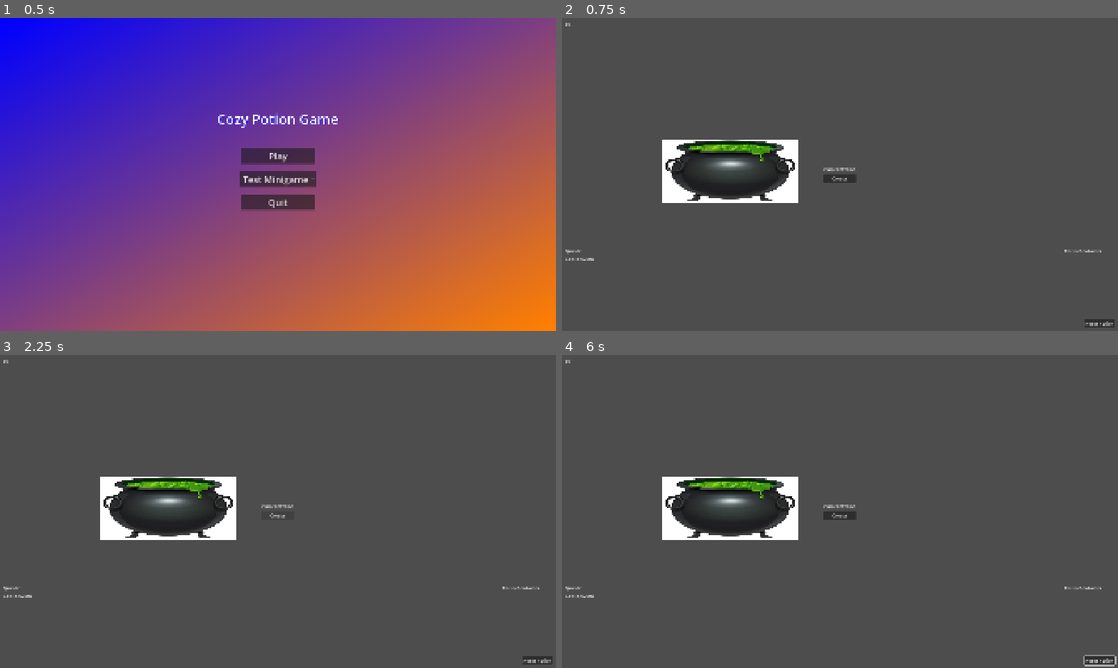
Above: before the commit, frames 1-4 (two rows, left to right).
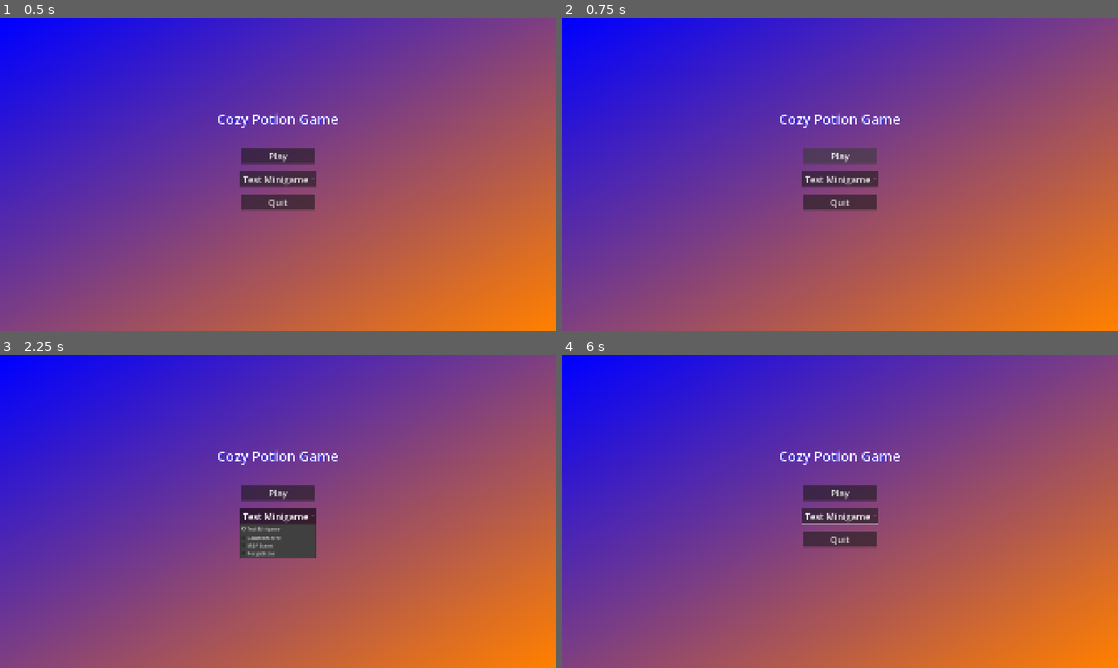
Above: after the commit, the same moments.

Repository: unimelb-game-makers/Team-Quibble-Production
Game: Godot game, scene res://scenes/main.tscn
Same seed, same stepped clock (60 frames per second), same inputs: the game is played once before the commit and once after it.
Inputs (mouse positions are in pixels of both pictures, inside the frame that each line leads up to):
- Up to frame 1 (0.5 s): no input
- Up to frame 2 (0.75 s): click "Play" at 0.5 s
- Up to frame 3 (2.25 s): click (278, 492) at 1.25 s, where only the run after the commit has a clickable "Play"; click (278, 514) at 2 s, where only the run before the commit has a clickable "Create"
- Up to frame 4 (6 s): click (840, 514) at 2.75 s, where only the run after the commit has a clickable "Test Minigame"; click (1101, 661) at 3.5 s, where only the run before the commit has a clickable "Reset Potion"; move the mouse to (962, 495) at 4.27 s; press the mouse at (962, 495) at 4.28 s; hold D (move_right) 4.28-5 s; release the mouse at (962, 495) at 5 s; drag from (728, 527) to (812, 574) at 5.02 s; move the mouse to (895, 442) at 5.77 s; hold D (move_right) from 5.78 s (still down); hold Right (camera_right) from 5.78 s (still down)

Frame 1 is identical in both runs. In frame 2, 99% of the frame differs, in the area x 0-100%, y 0-100%; in frame 3, 99%; in frame 4, 100%.
Error before the commit: Invalid access to property or key 'potion_ingredient_index' on a base object of type 'Node (PotionBrewing)'. (res://scripts/ui/cauldron_crafting_ui.gd:36)
Error after the commit: Cannot call method 'get_child_count' on a null value. (res://scripts/game_viewport/scene_manager.gd:22)

Commit message:
load new scene by packed scene or by file name

Diff:
--- a/cozy-potion-game/project.godot
+++ b/cozy-potion-game/project.godot
@@ -14,6 +14,10 @@
 run/main_scene="uid://dvuso6cvhqekf"
 config/features=PackedStringArray("4.7", "Forward Plus")
 config/icon="res://icon.svg"
+
+[autoload]
+
+SceneManager="*uid://c0071jx5m4ofo"
 
 [display]
 
--- a/cozy-potion-game/scenes/game_viewport.tscn
+++ b/cozy-potion-game/scenes/game_viewport.tscn
@@ -5,7 +5,7 @@
 
 [node name="Node" type="Node" unique_id=46579256]
 
-[node name="Control" type="Control" parent="." unique_id=2029353996]
+[node name="ViewportControl" type="Control" parent="." unique_id=2029353996]
 layout_mode = 3
 anchors_preset = 15
 anchor_right = 1.0
@@ -13,7 +13,7 @@
 grow_horizontal = 2
 grow_vertical = 2
 
-[node name="SubViewportContainer" type="SubViewportContainer" parent="Control" unique_id=1426887070]
+[node name="SubViewportContainer" type="SubViewportContainer" parent="ViewportControl" unique_id=1426887070]
 layout_mode = 1
 anchors_preset = 15
 anchor_right = 1.0
@@ -21,10 +21,10 @@
 grow_horizontal = 2
 grow_vertical = 2
 
-[node name="SubViewport" type="SubViewport" parent="Control/SubViewportContainer" unique_id=1316752655]
+[node name="SubViewport" type="SubViewport" parent="ViewportControl/SubViewportContainer" unique_id=1316752655 groups=["GameSubViewport"]]
 handle_input_locally = false
 size = Vector2i(1920, 1080)
 render_target_update_mode = 4
 script = ExtResource("1_th4xb")
 
-[node name="Main" parent="Control/SubViewportContainer" unique_id=391929633 instance=ExtResource("2_k2gmx")]
+[node name="Main" parent="ViewportControl/SubViewportContainer/SubViewport" unique_id=391929633 instance=ExtResource("2_k2gmx")]
--- a/cozy-potion-game/scenes/main.tscn
+++ b/cozy-potion-game/scenes/main.tscn
@@ -42,3 +42,4 @@
 
 [node name="MainMenu" parent="UI" unique_id=44938569 instance=ExtResource("1_o5qli")]
 layout_mode = 1
+shop_scene_path = "uid://bec7ovcvsvc5q"
--- /dev/null
+++ b/cozy-potion-game/scripts/game_viewport/scene_manager.gd
@@ -0,0 +1,55 @@
+extends Control
+
+#the viewport in which the game world and ui is rendered
+var sub_viewport: SubViewport:
+	get():
+		if sub_viewport:
+			return sub_viewport
+		elif is_inside_tree():
+			sub_viewport = get_tree().get_first_node_in_group("GameSubViewport")
+			return sub_viewport
+		return null
+
+func _ready() -> void:
+	sub_viewport = get_tree().get_first_node_in_group("GameSubViewport")
+
+func change_active_scene_to_packed(scene: PackedScene) -> bool:
+	if not scene.can_instantiate():
+		return true
+
+	var new_scene_node = scene.instantiate()
+
+	if sub_viewport.get_child_count(0) == 1:
+		sub_viewport.get_child(0).queue_free()
+	await get_tree().process_frame
+
+	sub_viewport.add_child(new_scene_node)
+	return false
+
+func change_active_scene_to_file(path: String) -> bool:
+	var error = ResourceLoader.load_threaded_request(path)
+
+	if error:
+		print_debug("error while loading scene resource with code: %s" % error)
+		return false
+
+	var scene = await wait_for_resource(path)
+
+	if not scene or not scene is PackedScene:
+		return false
+
+	return await change_active_scene_to_packed(scene)
+
+func wait_for_resource(path: String) -> Resource:
+	while true:
+		var status = ResourceLoader.load_threaded_get_status(path)
+		match status:
+			ResourceLoader.THREAD_LOAD_LOADED:
+				return ResourceLoader.load_threaded_get(path)
+			ResourceLoader.THREAD_LOAD_FAILED, ResourceLoader.THREAD_LOAD_INVALID_RESOURCE:
+				print_debug("Error loading resource. Error code: ", status)
+				return null
+			ResourceLoader.THREAD_LOAD_IN_PROGRESS:
+				await get_tree().process_frame
+	#seems unneccessary, but godot was angry at me
+	return null
--- a/cozy-potion-game/scripts/main_menu.gd
+++ b/cozy-potion-game/scripts/main_menu.gd
@@ -4,6 +4,8 @@
 
 @onready var main_scene: Node = get_parent().get_parent() # ideally i would want a
 # nice autoloader script to get the main scene
+
+@export var shop_scene_path: String
 
 
 func _ready() -> void:
@@ -13,12 +15,12 @@
 
 func _on_play_button_pressed() -> void:
 	# TODO
-	main_scene.switch_scene(self, minigame_packed_scenes[0].instantiate())
+	SceneManager.change_active_scene_to_file(shop_scene_path)
 
 
 func _on_test_button_item_selected(_index: int) -> void:
 	if _index >= 2:
-		main_scene.switch_scene(self, minigame_packed_scenes[_index - 2].instantiate())
+		SceneManager.change_active_scene_to_packed(minigame_packed_scenes[_index - 2])
 
 
 func _on_quit_button_pressed() -> void:
Not shown, added: cozy-potion-game/scripts/game_viewport/scene_manager.gd.uid
